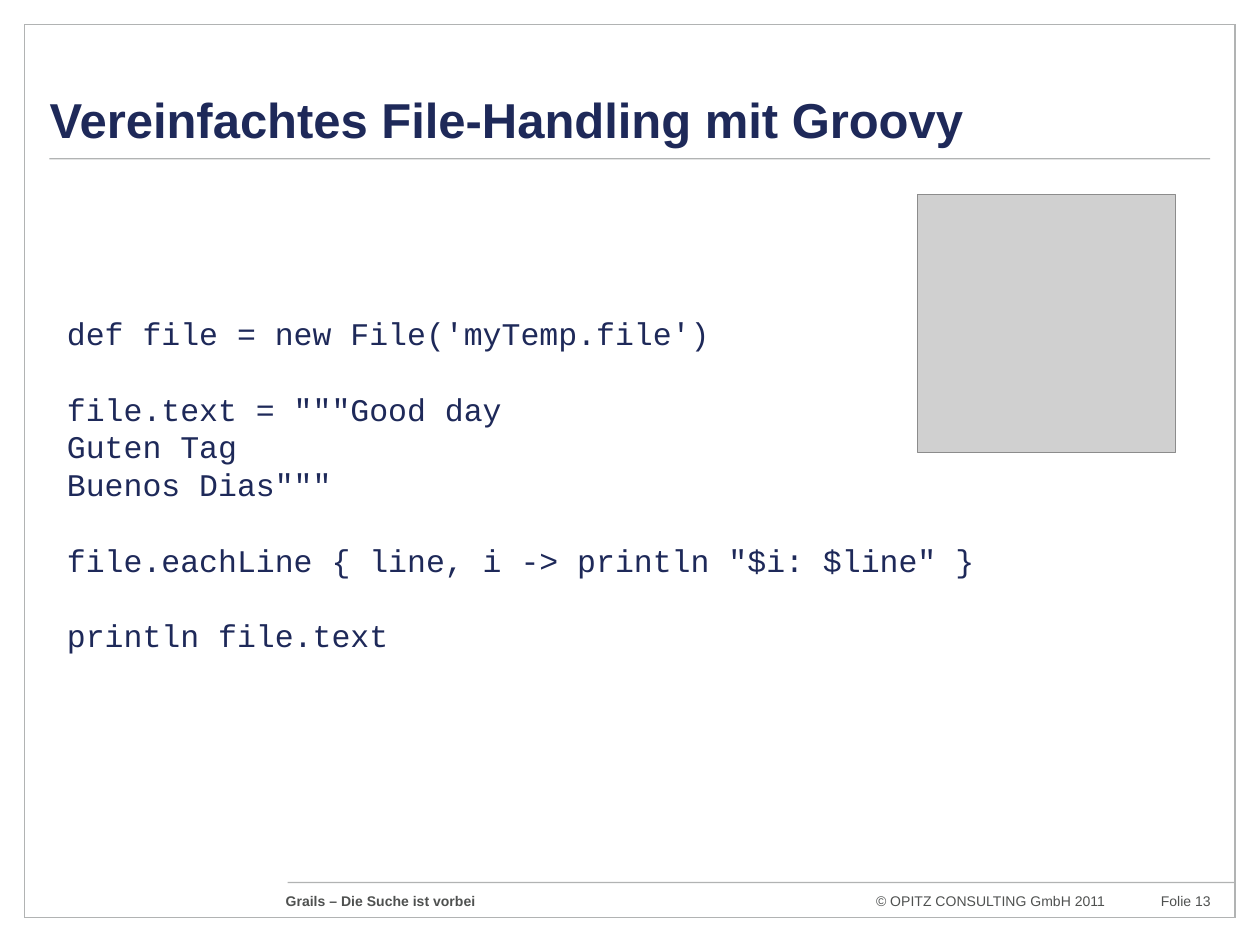
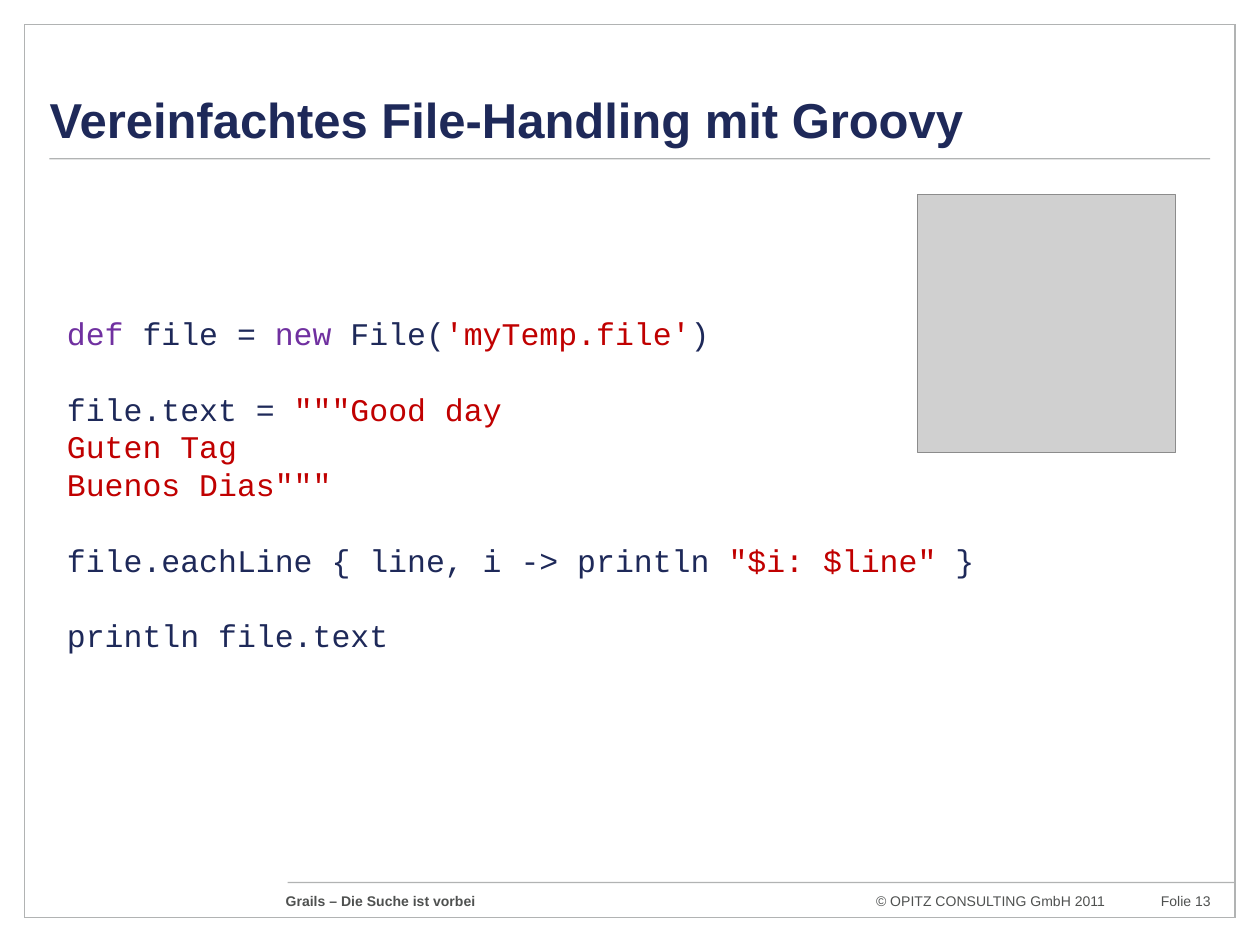
Before and after one commit to codescape/presentations, a slide deck: slide 13 of grails-die-suche-ist-vorbei/grails-doagkonferenz-2011.pptx. Drawn at 1260x945 pixels with LibreOffice and Linux fonts; fonts in the diff are those of the drawing; grey boxes stand for pictures; background and template pictures are left out. Boxes give left, top, right and bottom in pixels: in the first picture for what was removed or moved away, otherwise in the second. Text is boxed around its words. In the diff, an @@ line names an element or a change of style, - is before the commit and + after.

```diff
--- a/grails-die-suche-ist-vorbei/grails-doagkonferenz-2011.pptx
+++ b/grails-die-suche-ist-vorbei/grails-doagkonferenz-2011.pptx
@@ text at <box>67,322,936,579</box>: text colour #1E2959 to #7030A0 in "def new"; text colour #1E2959 to #C00000 in "File('myTemp.file')", """"Good day", "Guten Tag", "Buenos Dias"""" and 1 more places @@
```
Also in this commit, not shown: 9 other slides changed, 1 other file.
